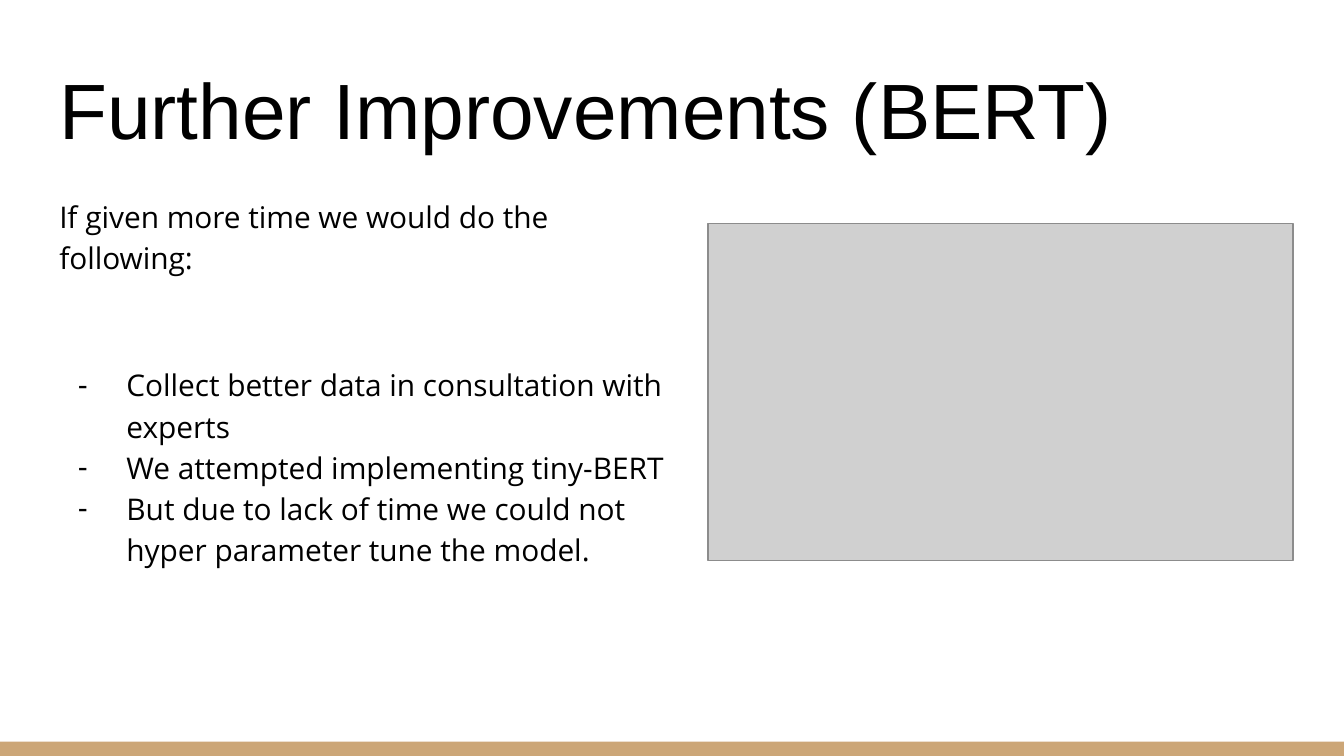
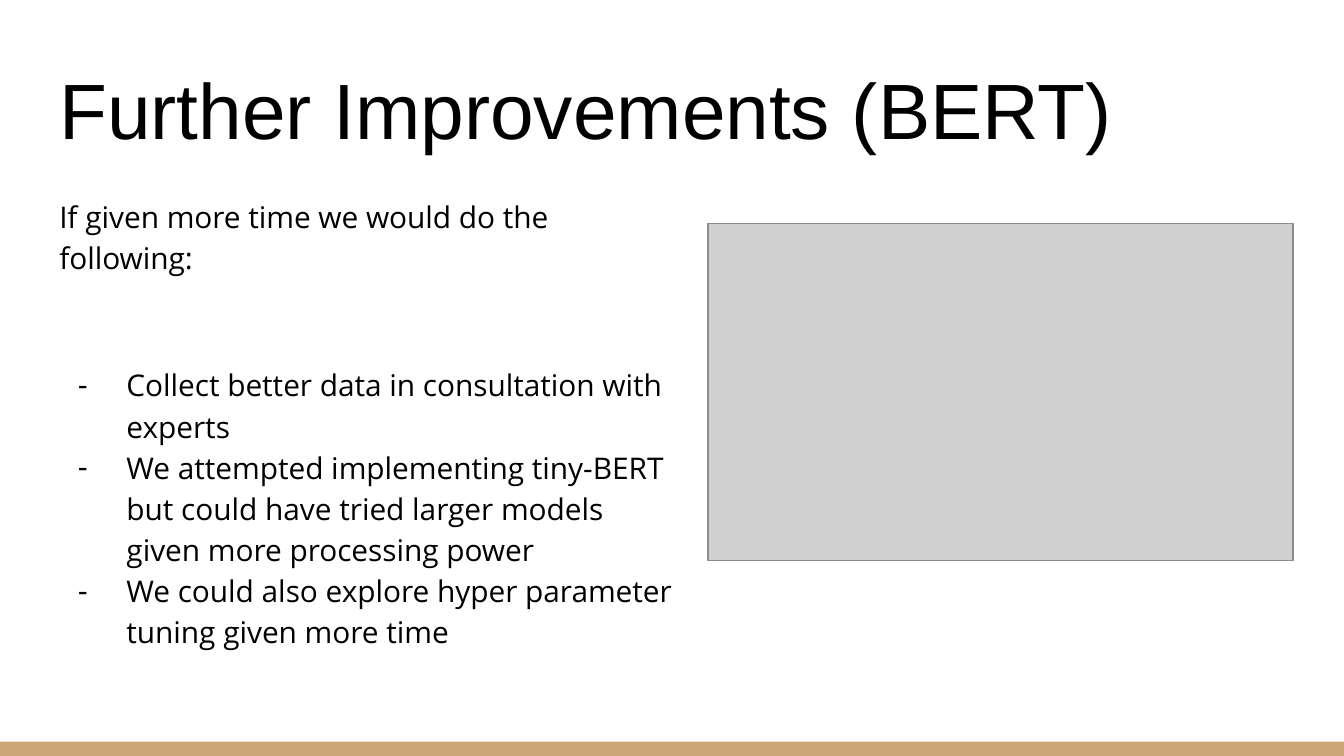
Before and after one commit to sudhanshurai360/NLP_final_project_Fall_2022, a slide deck: slide 16 of NLP Presentation.pptx (slide 14 before the commit). Drawn at 1344x756 pixels with LibreOffice and Linux fonts; fonts in the diff are those of the drawing; grey boxes stand for pictures. Boxes give left, top, right and bottom in pixels: in the first picture for what was removed or moved away, otherwise in the second. Text is boxed around its words. In the diff, an @@ line names an element or a change of style, - is before the commit and + after.

```diff
--- a/NLP Presentation.pptx
+++ b/NLP Presentation.pptx
@@ text at [126,456,672,651]: text changed @@
-– We attempted implementing tiny-BERT
-– But due to lack of time we could not hyper parameter tune the model.
+– We attempted implementing tiny-BERT but could have tried larger models given more processing power
+– We could also explore hyper parameter tuning given more time
```
Also in this commit, not shown: 4 other slides changed, 3 slides added, 1 slide removed.
